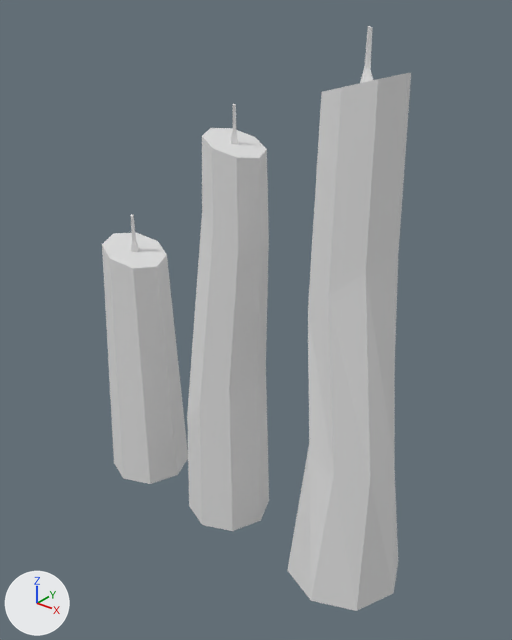
Before and after pictures for a commit that changed the Blender file graphics/модели/Assets/CandleSet.blend.
Rendered twice from a camera (50 mm lens) standing at (1.189, -1.037, 1.173) and looking at (0.351, 0.01, 0.524). Lighting does not change. The marker at lower left points along +X, +Y and +Z. The first picture is the older version.

Names of what the first picture shows: 'Candle1', 'Candle2', 'Candle3'.
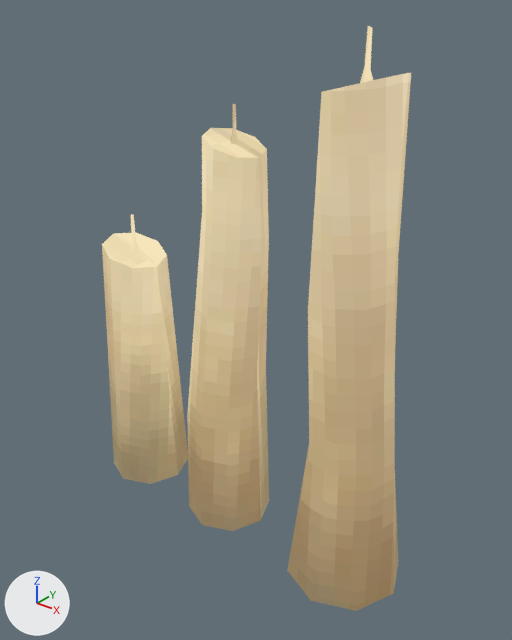
Where the change shows, as pixel boxes [x1, y1, x2, y2] in the pictures (512 x 640 px):
'Candle3', recoloured (white to beige)
    both: [287, 26, 411, 611]
'Candle2', recoloured
    both: [187, 104, 269, 531]
'Candle1', recoloured
    both: [102, 214, 188, 484]

Edits to the bpy script that builds the scene:
```text
Add img_candle:
    img_candle = load_image('Candle', 'Candle_Text.png', 32, 32, 'sRGB')
Add mat_candle:
    mat_candle = bpy.data.materials.new('Candle')
    mat_candle.use_nodes = True; mat_candle.node_tree.nodes.clear()
    _N = mat_candle.node_tree.nodes; _L = mat_candle.node_tree.links
    n0 = _N.new('ShaderNodeOutputMaterial'); n0.name = 'Material Output'
    n1 = _N.new('ShaderNodeTexImage'); n1.name = 'Image Texture'
    n1.image = img_candle
    n1.interpolation = 'Closest'
    _L.new(n1.outputs[0], n0.inputs[0])  # 'Color' to 'Surface'
Change me_cube:
    where me_cube.from_pydata(...)  # 29 vertices, 25 faces; spans x -1.21..1.21, y -1.21..1.21, z -0.97..7.38
    remove me_cube.materials.append(mat_material)  # white #e7e7e7
    add me_cube.materials.append(mat_candle)
Change me_cube_001:
    where me_cube_001.from_pydata(...)  # 45 vertices, 41 faces; spans x -1.21..1.21, y -1.21..1.21, z -0.97..10.71
    remove me_cube_001.materials.append(mat_material)  # white #e7e7e7
    add me_cube_001.materials.append(mat_candle)
Change me_cube_002:
    where me_cube_002.from_pydata(...)  # 45 vertices, 41 faces; spans x -1.52..1.52, y -1.52..1.52, z -0.97..12.45
    remove me_cube_002.materials.append(mat_material)  # white #e7e7e7
    add me_cube_002.materials.append(mat_candle)
```
